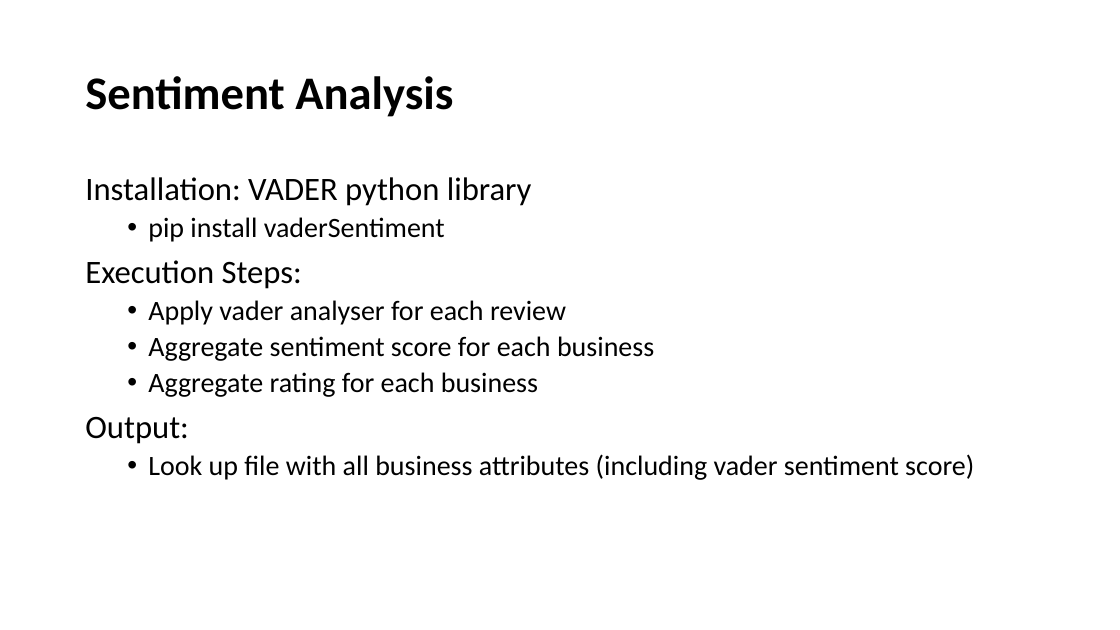
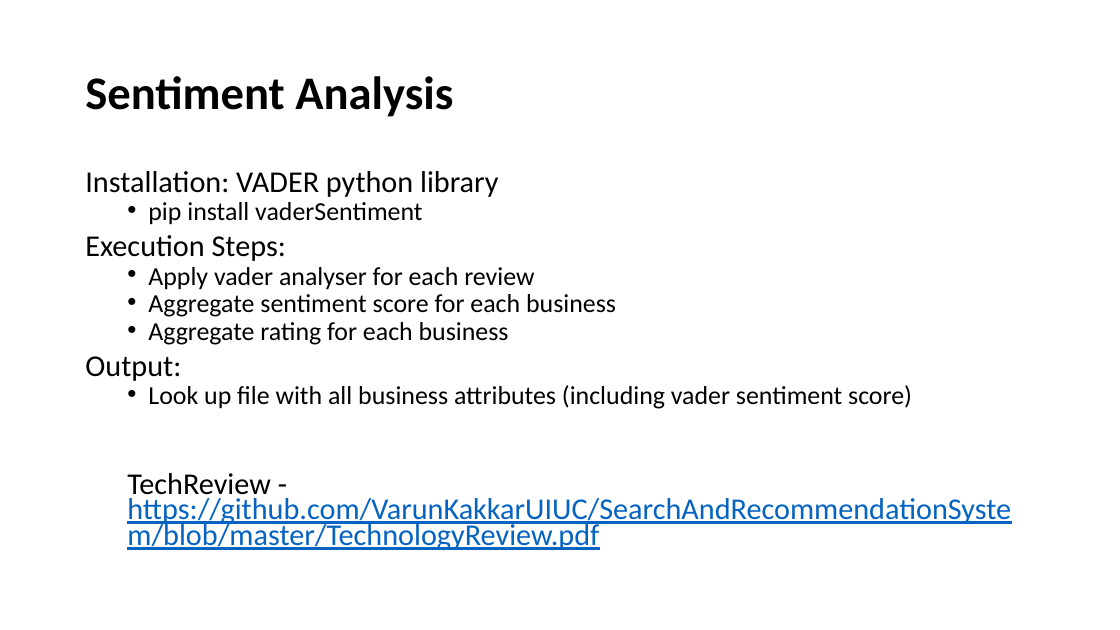
Before and after one commit to VarunKakkarUIUC/SearchAndRecommendationSystem, a slide deck: slide 6 of SARS.pptx. Drawn at 1120x630 pixels with LibreOffice and Linux fonts; fonts in the diff are those of the drawing. Boxes give left, top, right and bottom in pixels: in the first picture for what was removed or moved away, otherwise in the second. Text is boxed around its words. In the diff, an @@ line names an element or a change of style, - is before the commit and + after.

```diff
--- a/SARS.pptx
+++ b/SARS.pptx
@@ text at [85, 171, 912, 409]: size 28 to 25.9 pt in "Installation: VADER python library", "Execution Steps:", "Output:"; size 24 to 22.2 pt in "pip install vaderSentiment", "Apply vader analyser for each review", "Aggregate sentiment score for each business", "Aggregate rating for each business" and 1 more places; line spacing 0.9 to 0.7 @@
@@ text at [127, 473, 1011, 551]: paragraph added @@
+  TechReview - https://github.com/VarunKakkarUIUC/SearchAndRecommendationSystem/blob/master/TechnologyReview.pdf
```
Also in this commit, not shown: 6 other slides changed, 1 other file.
